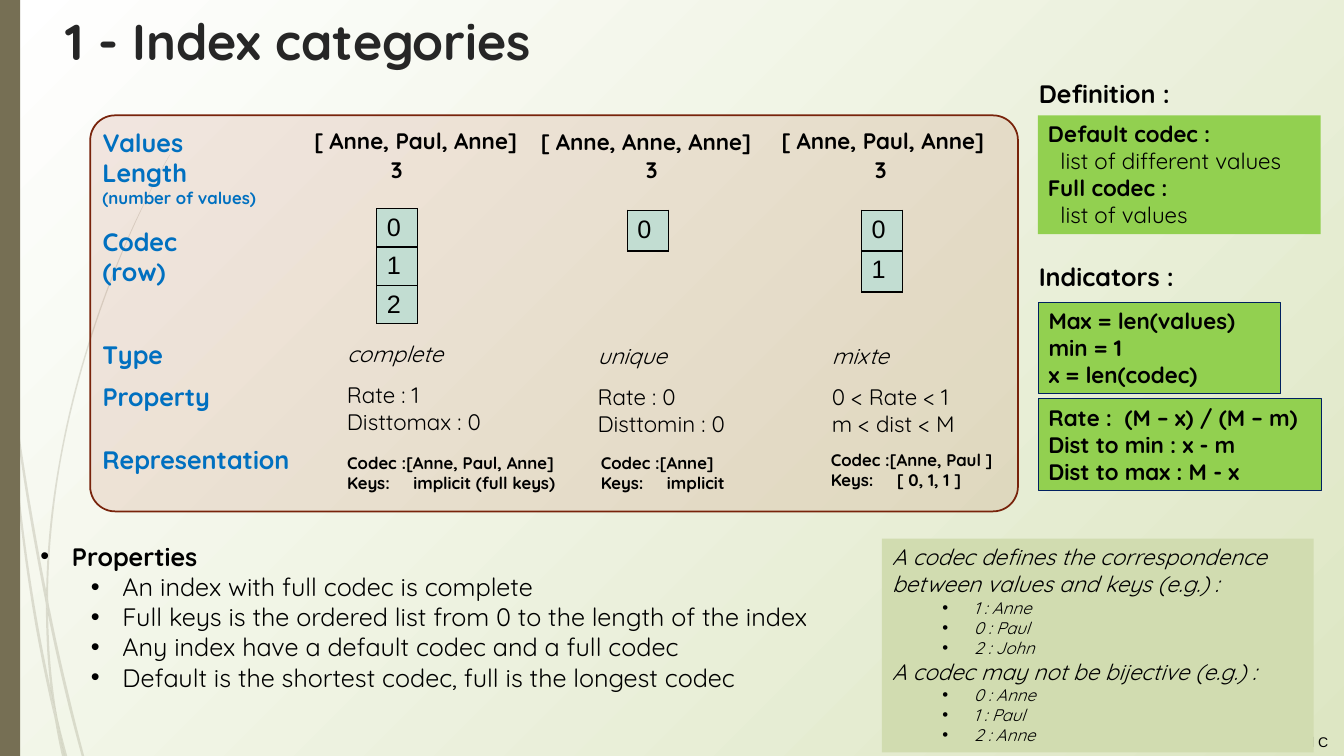
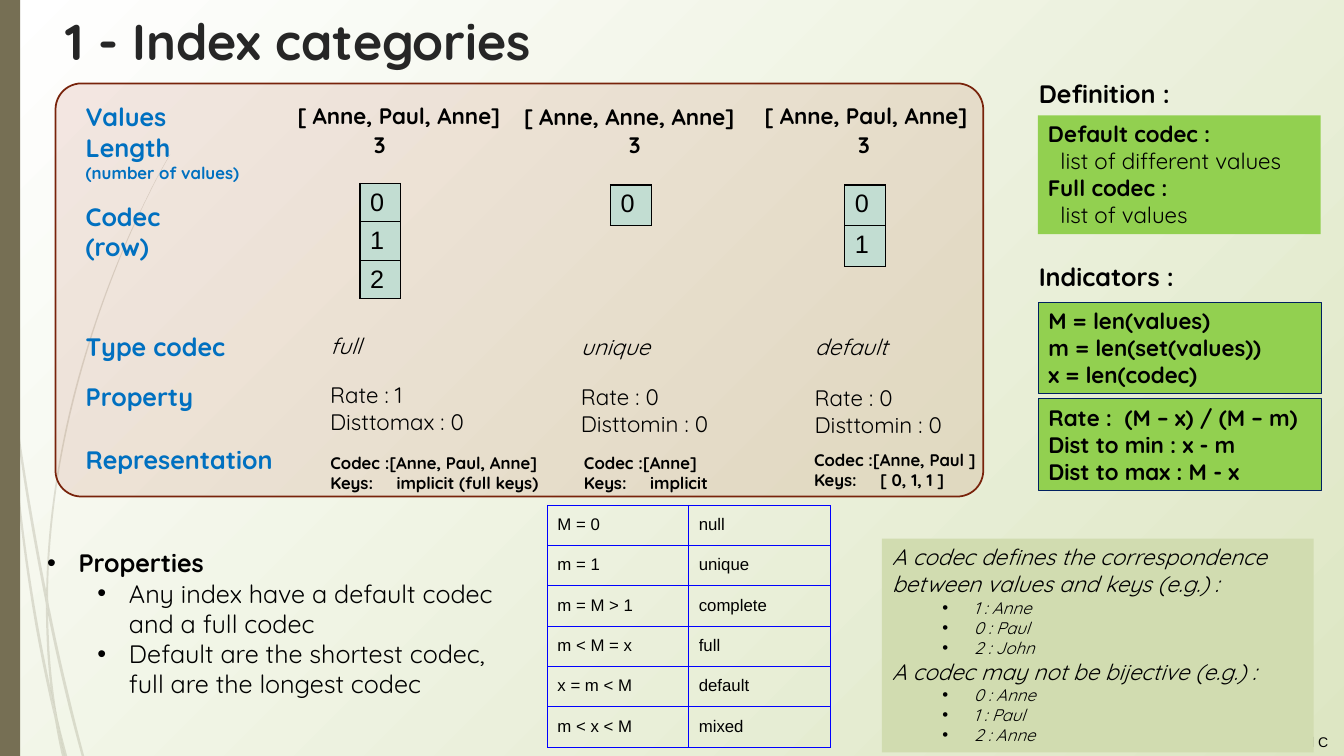
Before and after one commit to loco-philippe/Environmental-Sensing, a slide deck: slide 14 of documentation/ilist_technical.pptx. Drawn at 1344x756 pixels with LibreOffice and Linux fonts; fonts in the diff are those of the drawing. Boxes give left, top, right and bottom in pixels: in the first picture for what was removed or moved away, otherwise in the second. Text is boxed around its words. In the diff, an @@ line names an element or a change of style, - is before the commit and + after.

```diff
--- a/documentation/ilist_technical.pptx
+++ b/documentation/ilist_technical.pptx
@@ rounded rectangle: place and size @@
-rounded rectangle at (91, 115, 1018, 511)
+rounded rectangle at (55, 84, 983, 497)
@@ 9 texts, 3 tables: place and size @@
-9 texts, 3 tables at (102, 132, 984, 541)
+9 texts, 3 tables at (86, 107, 968, 516)
@@ text "unique": place and size @@
-text "unique" at (598, 349, 667, 369)
+text "unique" at (581, 340, 650, 360)
@@ rectangle "M = len(values)": place and size @@
-rectangle "M = len(values)" at (1038, 302, 1280, 394)
+rectangle "M = len(values)" at (1038, 302, 1321, 394)
@@ text in rectangle at (1048, 312, 1261, 360): text changed @@
-Max = len(values)
-min = 1
+M = len(values)
+m = len(set(values))
@@ text at (86, 337, 225, 361): text changed @@
-Type
+Type codec
@@ text added at (330, 337, 361, 354), 16 pt, text #000000, italic @@
+full
@@ text removed at (347, 345, 443, 367) @@
-complete
@@ text added at (815, 338, 887, 356), 16 pt, text #000000, italic @@
+default
@@ text removed at (832, 349, 889, 365) @@
-mixte
@@ text at (815, 390, 942, 434): text changed @@
-0 < Rate < 1
-m < dist < M
+Rate : 0
+Disttomin : 0
@@ 7 texts: place and size @@
-7 texts at (102, 387, 981, 493)
+7 texts at (86, 387, 965, 493)
@@ table added at (547, 505, 830, 756), 6 rows, 2 columns @@
+M = 0 | null
+m = 1 | unique
+m = M > 1 | complete
+m < M = x | full
+x = m < M | default
+m < x < M | mixed
@@ text "Properties": place and size @@
-text "Properties" at (72, 548, 807, 692)
+text "Properties" at (79, 554, 493, 698)
@@ text at (122, 577, 807, 631): paragraphs removed @@
-  • An index with full codec is complete
-  • Full keys is the ordered list from 0 to the length of the index
@@ text at (129, 644, 485, 698): text changed @@
-  • Default is the shortest codec, full is the longest codec
+  • Default are the shortest codec, full are the longest codec
```
Also in this commit, not shown: 1 slide added, 1 other file.
